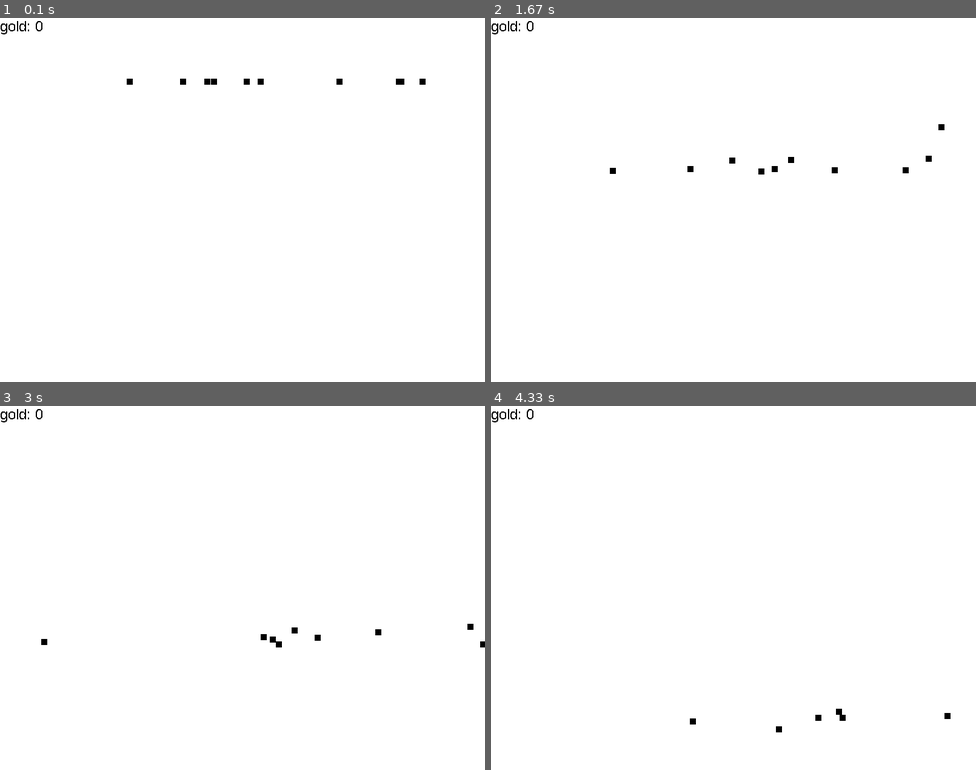
Above: before the commit, frames 1-4 (two rows, left to right).
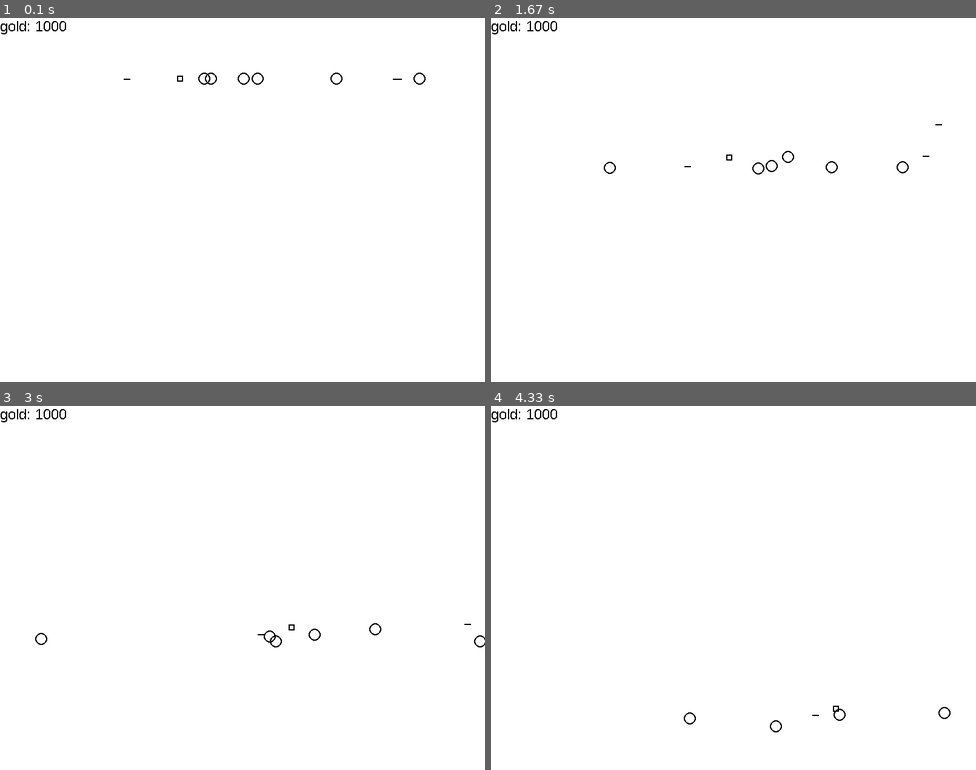
Above: after the commit, the same moments.

Repository: GendalfBlack/GB-PygameGameEngine
Game: pygame game, started from main.py
Two runs of this game, one before a commit and one after it. Both use one fixed random seed, a clock stepped at 60 frames per second and the inputs below.
Inputs:
- Up to frame 1 (0.1 s): no input
- Up to frame 2 (1.67 s): no input
- Up to frame 3 (3 s): no input
- Up to frame 4 (4.33 s): no input

The runs differ from the first frame. In frame 1, 0.3% of the frame differs, in the area x 7-88%, y 0-19%; in frame 2, 0.4%, in the area x 7-94%, y 0-43%; in frame 3, 0.3%; in frame 4, 0.2%.

Commit message:
Added "Line" SimpleShapes object. New constant list of "SimpleShapes". InGameResource get "update" link to Game class.

Diff:
--- a/Components.py
+++ b/Components.py
@@ -116,6 +116,7 @@
         self.color = (0, 0, 0)
         self.size = 10
         self.rect = None
+        self.width = 2
         super(SimpleShape, self).__init__("SimpleShape")
 
     def update(self):
@@ -124,8 +125,14 @@
     def draw(self, screen):
         # print("SimpleShape draw")
         if self.shape == "circle":
-            self.rect = eval("draw."+self.shape+"(screen, self.color, self._Owner.transform.position, self.size)")
+            pos = self._Owner.transform.position
+            self.rect = eval("draw.circle(screen, self.color, pos, self.size, width=self.width)")
         elif self.shape == "square":
             x = self._Owner.transform.position.x
             y = self._Owner.transform.position.y
-            self.rect = eval("draw.rect(screen, self.color, (x, y, self.size, self.size))")
+            rect = (x - self.size / 2, y - self.size / 2, self.size, self.size)
+            self.rect = eval("draw.rect(screen, self.color, rect, width=self.width)")
+        elif self.shape == "line":
+            x = self._Owner.transform.position.x
+            y = self._Owner.transform.position.y
+            self.rect = eval("draw.line(screen, self.color, (x - self.size/2, y), (x + self.size/2, y), width=self.width)")
--- a/GameEngine.py
+++ b/GameEngine.py
@@ -1,8 +1,11 @@
 import pygame as p
 from GameObject import GameObject
-from Resource import IngameResource
+from Resource import InGameResource
+
 
 class Game:
+    # consts
+    SIMPLE_SHAPES = GameObject.SIMPLE_SHAPES
 
     @property
     def my_update(self):
@@ -108,7 +111,8 @@
         return go
 
     def add_new_Resource(self, name):
-        r = IngameResource()
+        r = InGameResource()
         r.name = name
+        r.update = self.update_resources
         self.resources[name] = r
         self.update_resources()
--- a/GameObject.py
+++ b/GameObject.py
@@ -4,6 +4,9 @@
 
 
 class GameObject:
+    # consts
+    SIMPLE_SHAPES = SimpleShape.shapes
+
     def __init__(self, *args):
         if len(args) == 0:
             self.name = "null"
--- a/Resource.py
+++ b/Resource.py
@@ -1,5 +1,17 @@
-class IngameResource:
+class InGameResource:
+
+    @property
+    def amount(self):
+        return self._amount
+
+    @amount.setter
+    def amount(self, value):
+        self._amount = value
+        if callable(self.update):
+            self.update()
+
     def __init__(self):
         self.name = "Default"
-        self.amount = 0
+        self._amount = 0
         self.hide = False
+        self.update = None
--- a/main.py
+++ b/main.py
@@ -12,7 +12,7 @@
     obj.transform.position = (rnd.randint(100, 700), 100)
 
     obj.addComponent("SimpleShape")
-    obj.getComponent("SimpleShape").shape = "square"
+    obj.getComponent("SimpleShape").shape = rnd.choice(GameEngine.Game.SIMPLE_SHAPES)
 
     obj.addComponent("Physics2d")
     obj.getComponent("Physics2d").applyForce((rnd.randint(-100,100),rnd.randint(-100,100)))
